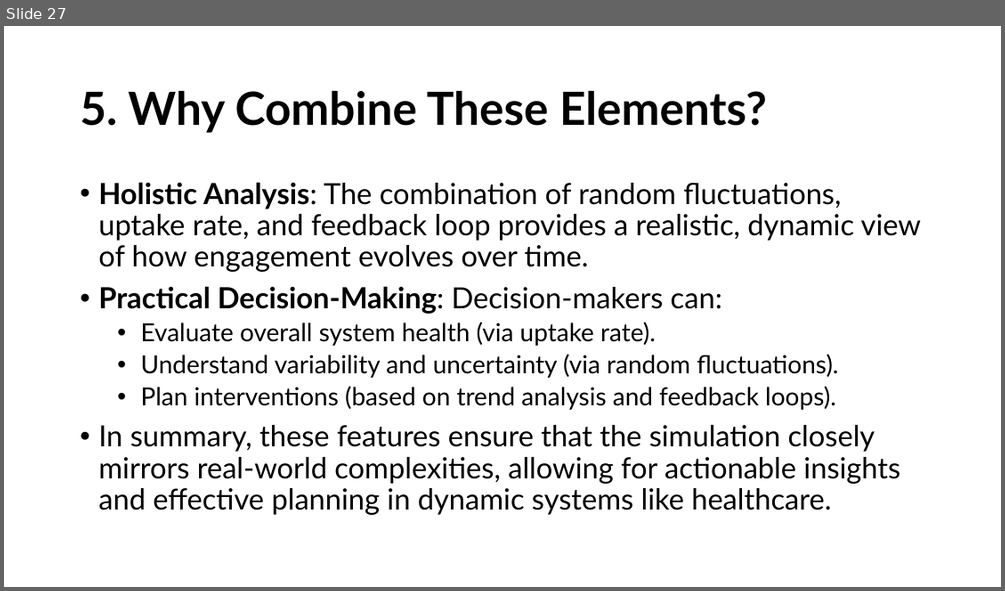
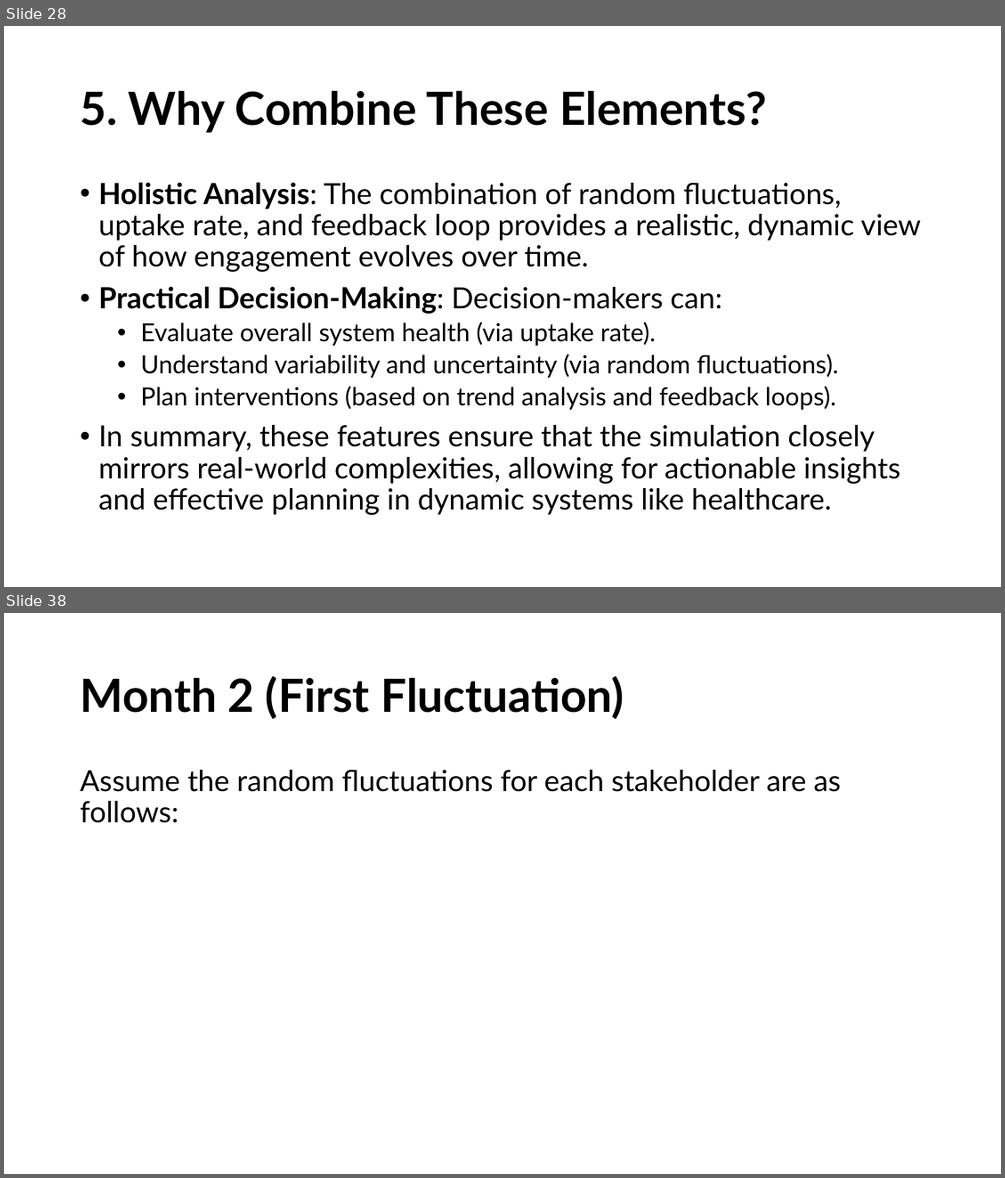
Before and after one commit to HeiderJeffer/Modeling-for-Societal-Complexity-in-Healthcare, a slide deck: Background and motivation.pptx. Shown one above the other, each under a label of ours: slide 27 before the commit, slides 28 and 38 after it; the slides between them are not shown. The pictures are 1005x591 and 1005x1178 pixels, drawn with LibreOffice and Linux fonts; fonts in the diff are those of the drawing. Boxes give left, top, right and bottom in pixels: in the first picture for what was removed or moved away, otherwise in the second. Text is boxed around its words. In the diff, an @@ line names an element or a change of style, - is before the commit and + after.

```diff
--- a/Background and motivation.pptx
+++ b/Background and motivation.pptx
@@ slide 38 added at [4,613,1001,1174], background #FFFFFF @@
@@ title added at [80,676,623,719], 44 pt, text #000000, bold @@
+Month 2 (First Fluctuation)
@@ text added at [80,770,841,823], 28 pt, text #000000 @@
+Assume the random fluctuations for each stakeholder are as follows:
@@ what was slide 27 is now slide 28 @@
```
Also in this commit, not shown: 2 slides changed, 22 other slides added, 1 other file.
